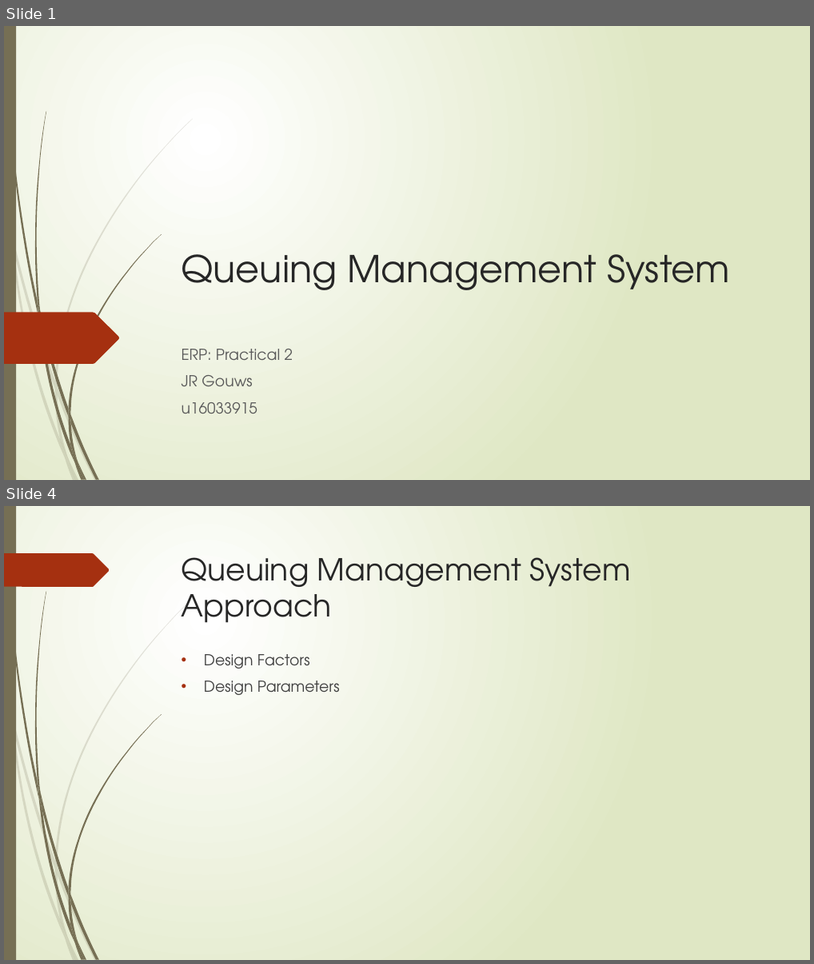
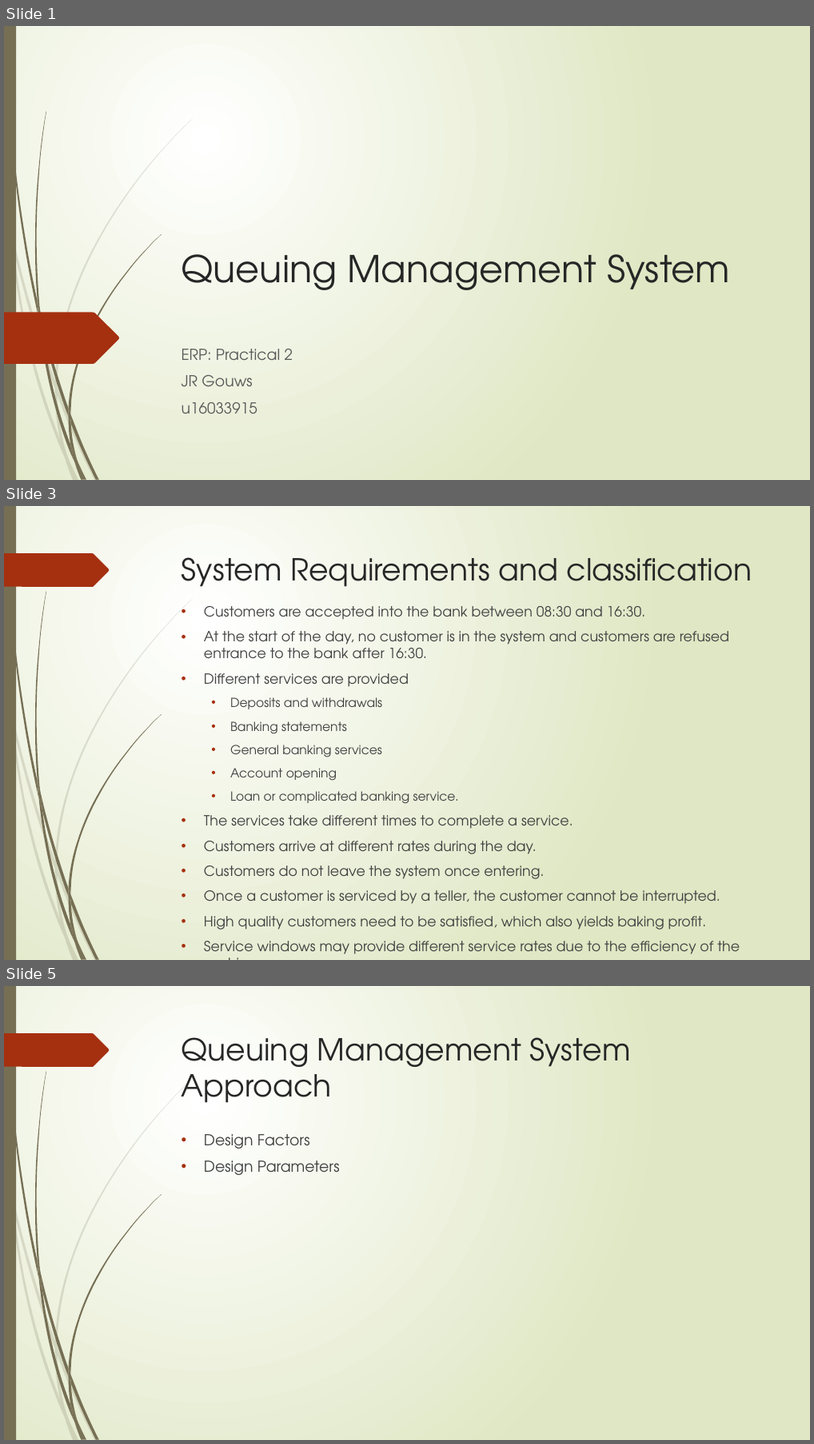
Before and after one commit to jrgouws/Research-Project, a slide deck: Prac2/Part 2/Presentation.pptx. Shown one above the other, each under a label of ours: slides 1 and 4 before the commit, slides 1, 3 and 5 after it; the slides between them are not shown. The pictures are 814x964 and 814x1444 pixels, drawn with LibreOffice and Linux fonts; fonts in the diff are those of the drawing. Boxes give left, top, right and bottom in pixels: in the first picture for what was removed or moved away, otherwise in the second. Text is boxed around its words. In the diff, an @@ line names an element or a change of style, - is before the commit and + after.

```diff
--- a/Prac2/Part 2/Presentation.pptx
+++ b/Prac2/Part 2/Presentation.pptx
@@ slide 3 added at [4, 506, 810, 960], background gradient #FFFFFF to #DFE8C4; not listed: 24 template elements that a slide beside it also shows @@
@@ title added at [182, 557, 753, 587], 36 pt, text #262626 @@
+System Requirements and classification
@@ text added at [204, 606, 740, 958], 16.6 pt, text #404040 @@
+• Customers are accepted into the bank between 08:30 and 16:30.
+• At the start of the day, no customer is in the system and customers are refused entrance to the bank after 16:30.
+• Different services are provided
+  • Deposits and withdrawals
+  • Banking statements
+  • General banking services
+  • Account opening
+  • Loan or complicated banking service.
+• The services take different times to complete a service.
+• Customers arrive at different rates during the day.
+• Customers do not leave the system once entering.
+• Once a customer is serviced by a teller, the customer cannot be interrupted.
+• High quality customers need to be satisfied, which also yields baking profit.
+• Service windows may provide different service rates due to the efficiency of the cashier.
@@ what was slide 4 is now slide 5 @@
```
Also in this commit, not shown: 3 slides changed, 4 other slides added, 3 slides removed, 3 other files.
